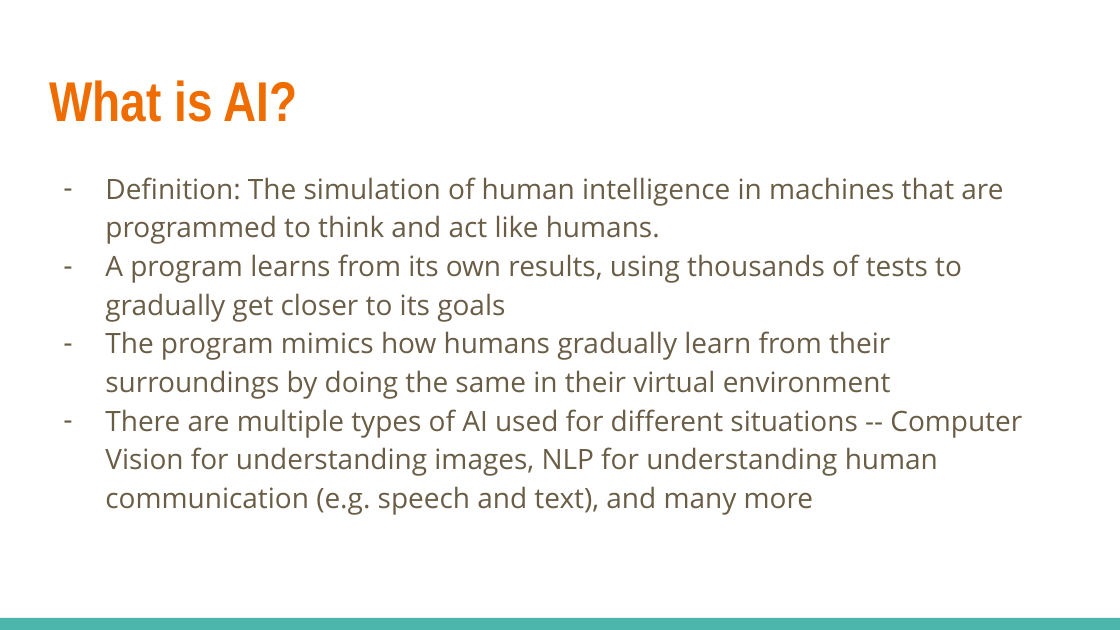
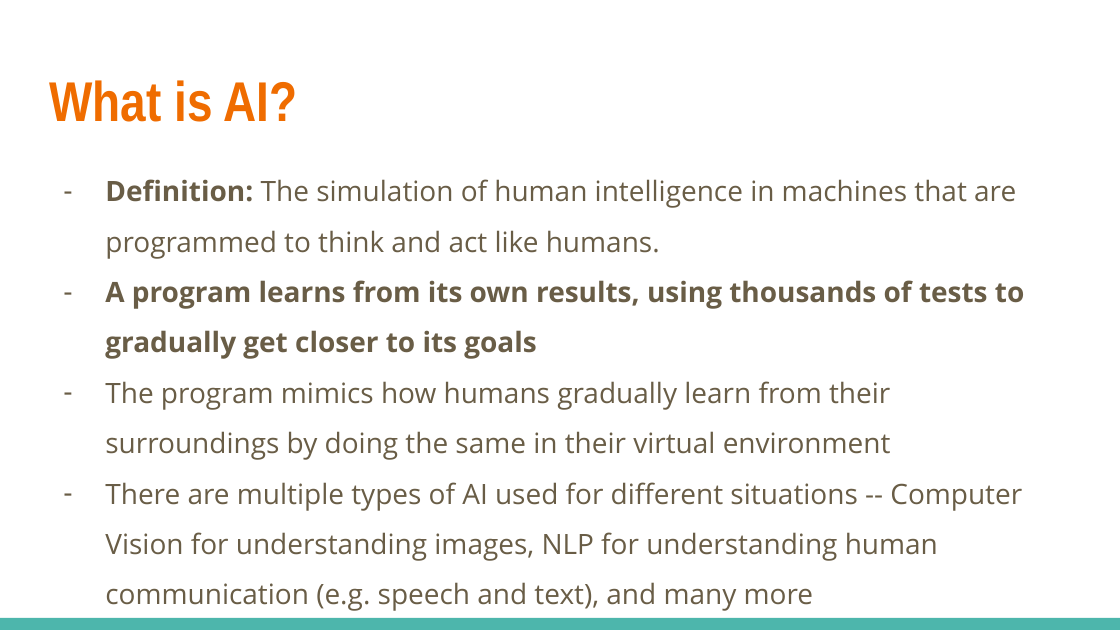
Before and after one commit to Intro-Course-AI-ML/LessonMaterials, a slide deck: slide 7 of 1_AI Course Presentation.pptx (slide 6 before the commit). Drawn at 1120x630 pixels with LibreOffice and Linux fonts; fonts in the diff are those of the drawing. Boxes give left, top, right and bottom in pixels: in the first picture for what was removed or moved away, otherwise in the second. Text is boxed around its words. In the diff, an @@ line names an element or a change of style, - is before the commit and + after.

```diff
--- a/1_AI Course Presentation.pptx
+++ b/1_AI Course Presentation.pptx
@@ text "Definition: The simulation of human ..." at [105, 179, 1024, 611]: bold on in "Definition:", "A program learns from its own results, ..."; line spacing 1.15 to 1.5 @@
```
Also in this commit, not shown: 11 other slides changed, 5 slides added, 2 slides removed, 1 other file.
